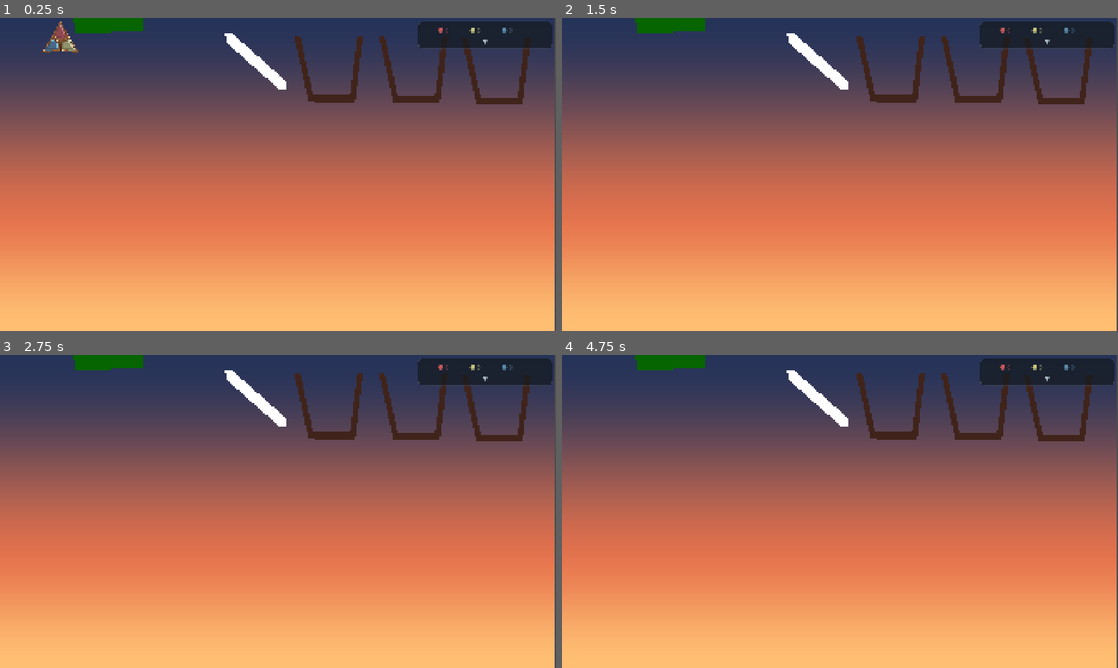
Above: before the commit, frames 1-4 (two rows, left to right).
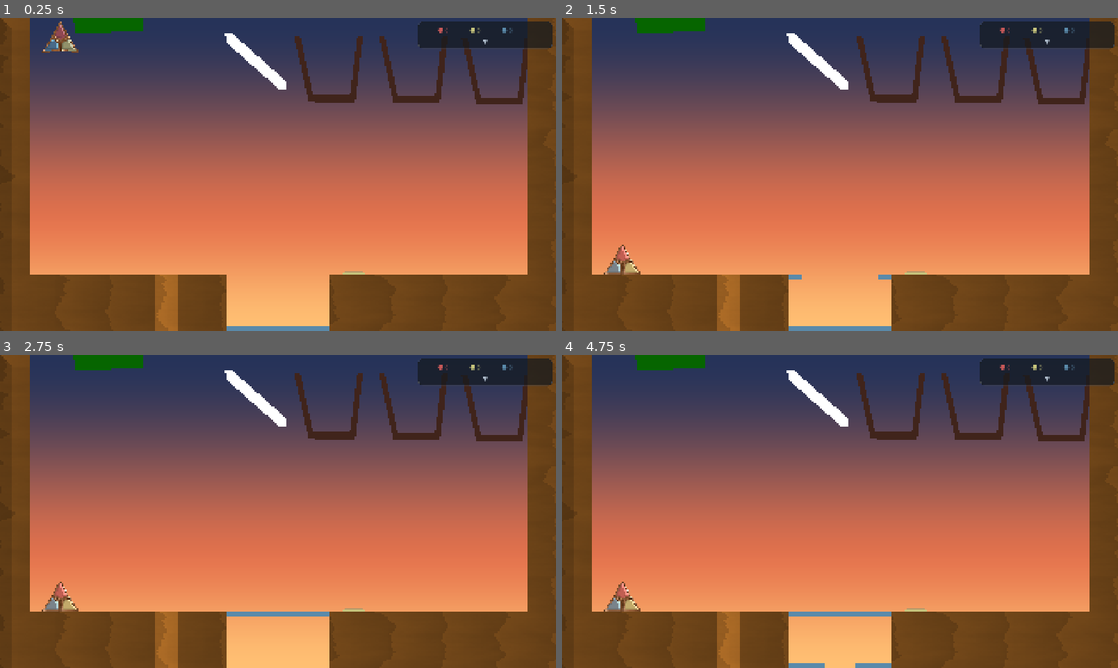
Above: after the commit, the same moments.

Repository: adambrock89/idle-glass
Game: Godot game, scene res://scenes/levels/fragment_manager.tscn
Same seed, same stepped clock (60 frames per second), same inputs: the game is played once before the commit and once after it.
Inputs (mouse positions are in pixels of both pictures, inside the frame that each line leads up to):
- Up to frame 1 (0.25 s): no input
- Up to frame 2 (1.5 s): tap Enter at 0.5 s; move the mouse to (962, 158) at 0.52 s; tap G (toggle_generation) at 0.6 s; click (962, 158) at 0.67 s; move the mouse to (728, 190) at 1.27 s; tap C (toggle_hatch) at 1.35 s; click (728, 190) at 1.42 s
- Up to frame 3 (2.75 s): move the mouse to (333, 442) at 2.02 s; tap G (toggle_generation) at 2.1 s; click (333, 442) at 2.17 s
- Up to frame 4 (4.75 s): tap Space at 2.75, 4.25 s; move the mouse to (812, 574) at 2.77 s; tap C (toggle_hatch) at 2.85, 4.35 s; click (812, 574) at 2.92 s; tap Enter at 3.5 s; move the mouse to (1006, 558) at 3.52 s; tap G (toggle_generation) at 3.6 s; click (1006, 558) at 3.67 s; move the mouse to (673, 464) at 4.27 s; click (673, 464) at 4.42 s

The runs differ from the first frame. In frame 1, 23% of the frame differs, in the area x 0-100%, y 0-100%; in frame 2, 24%; in frame 3, 24%; in frame 4, 24%.
Error before the commit: Parse Error: Static function "get_color_code_of_color()" not found in base "ColorProfile". (res://src/entities/turnin_platform.gd:85)

Commit message:
static change to support external calls

Diff:
--- a/src/utils/color_profile.gd
+++ b/src/utils/color_profile.gd
@@ -3,7 +3,7 @@
 
 enum ColorName {RED,RED_ORANGE,ORANGE,ORANGE_YELLOW,YELLOW,YELLOW_GREEN,GREEN,GREEN_BLUE,BLUE,BLUE_PURPLE,PURPLE, PURPLE_RED}
 
-var rgb_values: Array[Color] = [
+static var rgb_values: Array[Color] = [
 	Color8(198,88,88), #RED
 	Color8(184,100,88), #RED-ORANGE
 	Color8(170,112,88), #ORANGE
@@ -24,5 +24,8 @@
 func get_color_code() -> Color:
 	return rgb_values[color_name]
 
+static func get_color_code_of_color(color) -> Color:
+	return rgb_values[color]
+
 static func get_colornames():
 	return ColorName
